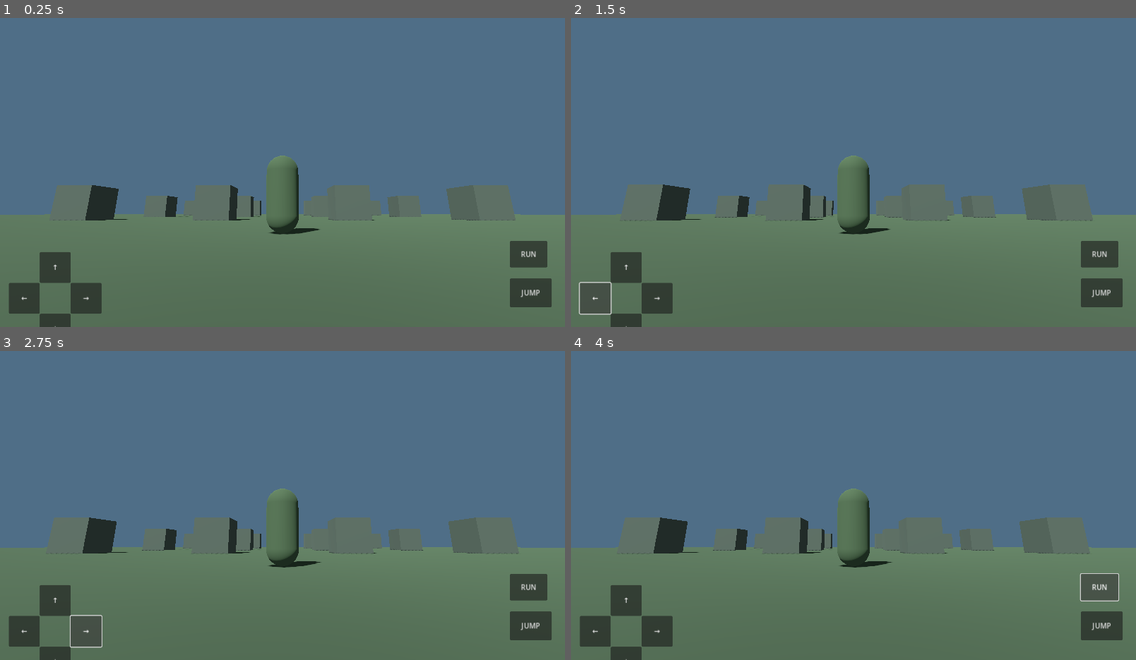
Above: before the commit, frames 1-4 (two rows, left to right).
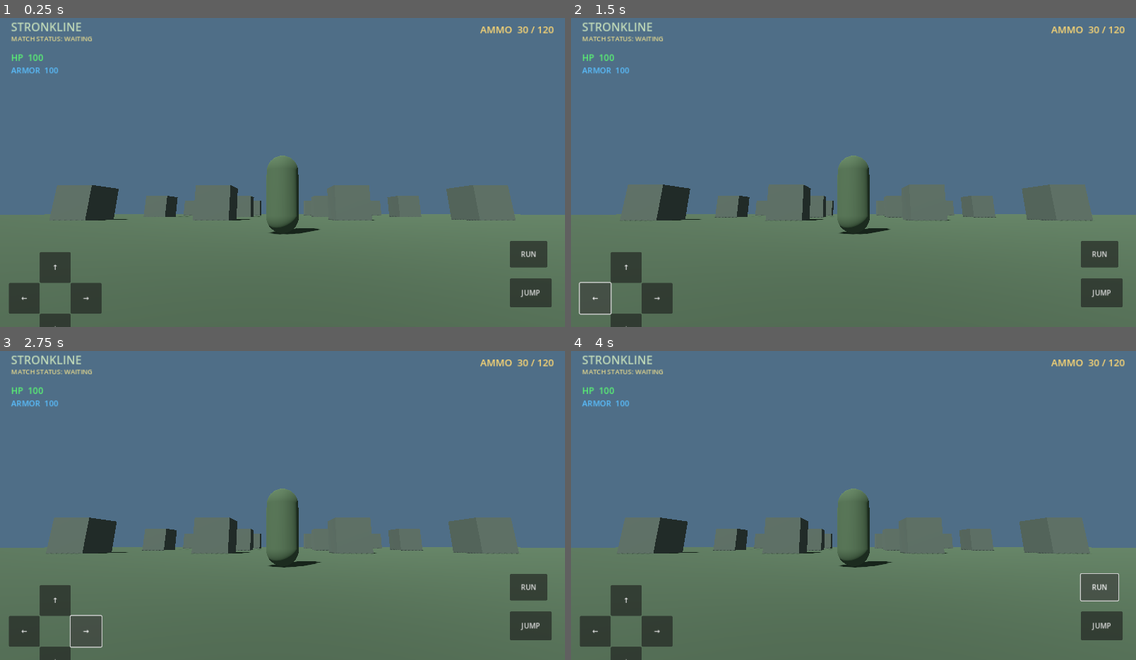
Above: after the commit, the same moments.

Repository: strda77/StrOnkLine
Game: Godot game, scene res://scenes/main.tscn
Two runs of this game, one before a commit and one after it. Both use one fixed random seed, a clock stepped at 60 frames per second and the inputs below.
Inputs:
- Up to frame 1 (0.25 s): no input
- Up to frame 2 (1.5 s): click "↑" at 0.5 s; click "←" at 1.25 s
- Up to frame 3 (2.75 s): click "→" at 2 s
- Up to frame 4 (4 s): click "JUMP" at 2.75 s; click "RUN" at 3.5 s

The runs differ from the first frame. In frame 1, 0.7% of the frame differs, in the area x 2-98%, y 1-19%; in frame 2, 0.7%; in frame 3, 0.7%; in frame 4, 0.7%.

Commit message:
Add military battle royale HUD
Added a HUD with labels for game title, match status, HP, armor, and ammo.

Diff:
--- a/scripts/main.gd
+++ b/scripts/main.gd
@@ -11,6 +11,7 @@
     create_environment_objects()
     create_player()
     create_mobile_controls()
+    create_hud()
 
 
 func create_ground() -> void:
@@ -155,3 +156,60 @@
     button.button_up.connect(
         player.set_direction.bind(direction, false)
     )
+
+func create_hud() -> void:
+    var layer := CanvasLayer.new()
+    layer.name = "GameHUD"
+    layer.layer = 2
+    add_child(layer)
+
+    var title := Label.new()
+    title.text = "STRONKLINE"
+    title.position = Vector2(25, 20)
+    title.add_theme_font_size_override("font_size", 26)
+    title.add_theme_color_override(
+        "font_color", Color(0.75, 0.85, 0.72)
+    )
+    layer.add_child(title)
+
+    var status := Label.new()
+    status.text = "MATCH STATUS: WAITING"
+    status.position = Vector2(25, 55)
+    status.add_theme_font_size_override("font_size", 15)
+    status.add_theme_color_override(
+        "font_color", Color(0.9, 0.85, 0.55)
+    )
+    layer.add_child(status)
+
+    var hp := Label.new()
+    hp.text = "HP  100"
+    hp.position = Vector2(25, 95)
+    hp.add_theme_font_size_override("font_size", 20)
+    hp.add_theme_color_override(
+        "font_color", Color(0.35, 0.95, 0.45)
+    )
+    layer.add_child(hp)
+
+    var armor := Label.new()
+    armor.text = "ARMOR  100"
+    armor.position = Vector2(25, 125)
+    armor.add_theme_font_size_override("font_size", 18)
+    armor.add_theme_color_override(
+        "font_color", Color(0.35, 0.75, 1.0)
+    )
+    layer.add_child(armor)
+
+    var ammo := Label.new()
+    ammo.text = "AMMO  30 / 120"
+    ammo.anchor_left = 1.0
+    ammo.anchor_right = 1.0
+    ammo.offset_left = -230
+    ammo.offset_right = -25
+    ammo.offset_top = 30
+    ammo.offset_bottom = 65
+    ammo.add_theme_font_size_override("font_size", 22)
+    ammo.horizontal_alignment = HORIZONTAL_ALIGNMENT_RIGHT
+    ammo.add_theme_color_override(
+        "font_color", Color(1.0, 0.85, 0.45)
+    )
+    layer.add_child(ammo)
